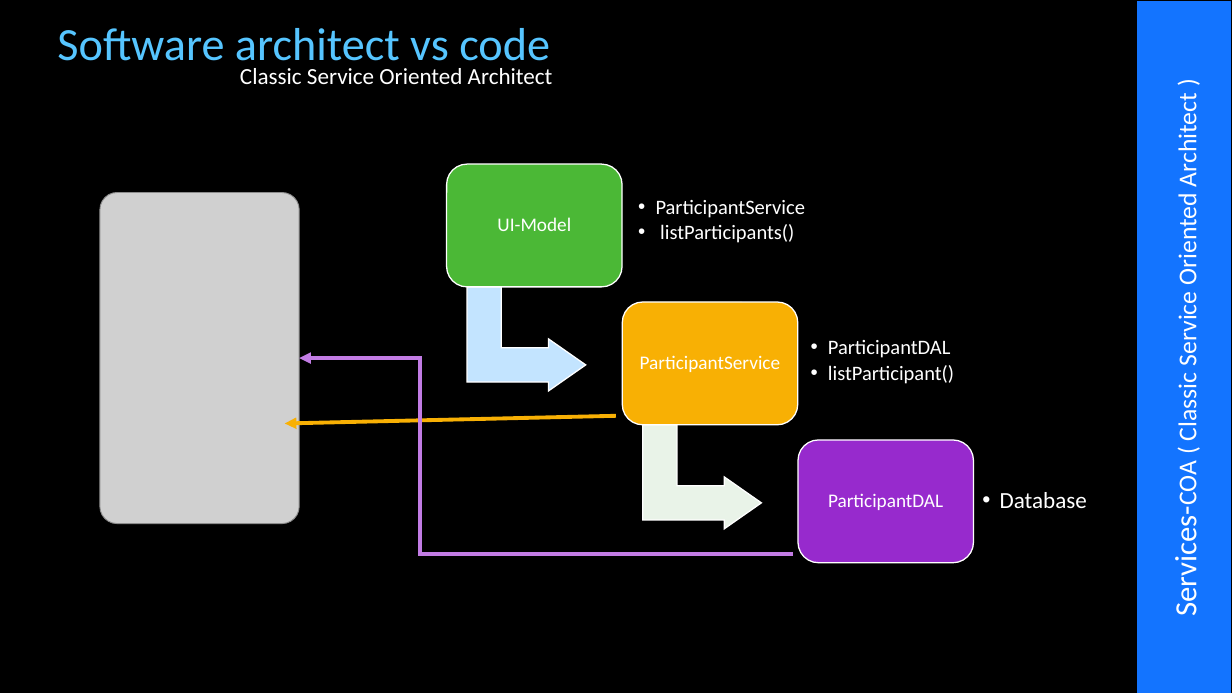
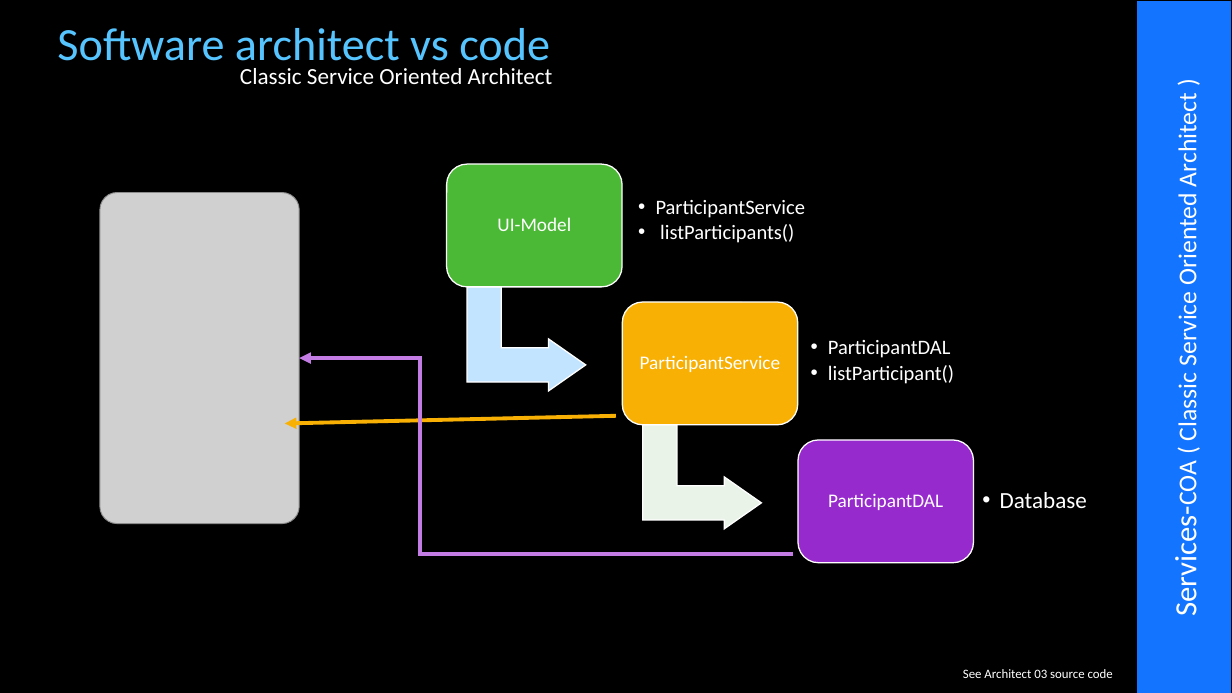
Before and after one commit to cfclick/CFSummit2016, a slide deck: slide 29 of powerpoint/architect/Architectural Perspective for ColdFusion Applications.pptx. Drawn at 1232x693 pixels with LibreOffice and Linux fonts; fonts in the diff are those of the drawing; grey boxes stand for pictures; background and template pictures are left out. Boxes give left, top, right and bottom in pixels: in the first picture for what was removed or moved away, otherwise in the second. Text is boxed around its words. In the diff, an @@ line names an element or a change of style, - is before the commit and + after.

Commit message:
update power point/ update architect 05

```diff
--- a/powerpoint/architect/Architectural Perspective for ColdFusion Applications.pptx
+++ b/powerpoint/architect/Architectural Perspective for ColdFusion Applications.pptx
@@ text added at (x1=963, y1=669, x2=1113, y2=678), 10 pt, text #FFFFFF @@
+See Architect 03 source code
```
Also in this commit, not shown: 4 other slides changed, 2 other files.
